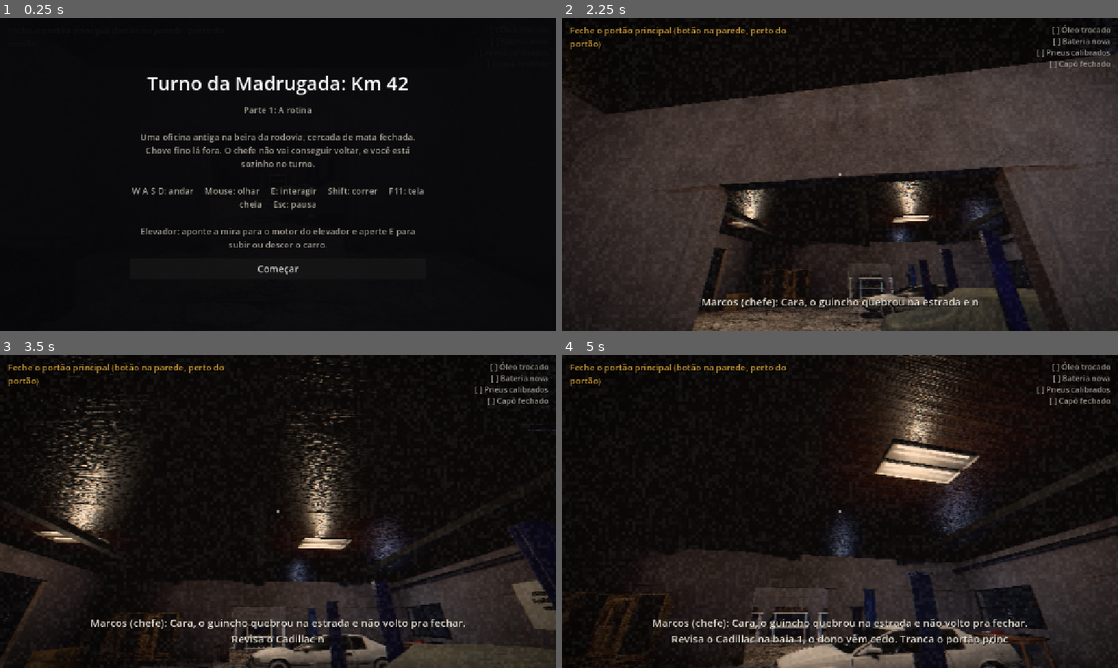
Above: before the commit, frames 1-4 (two rows, left to right).
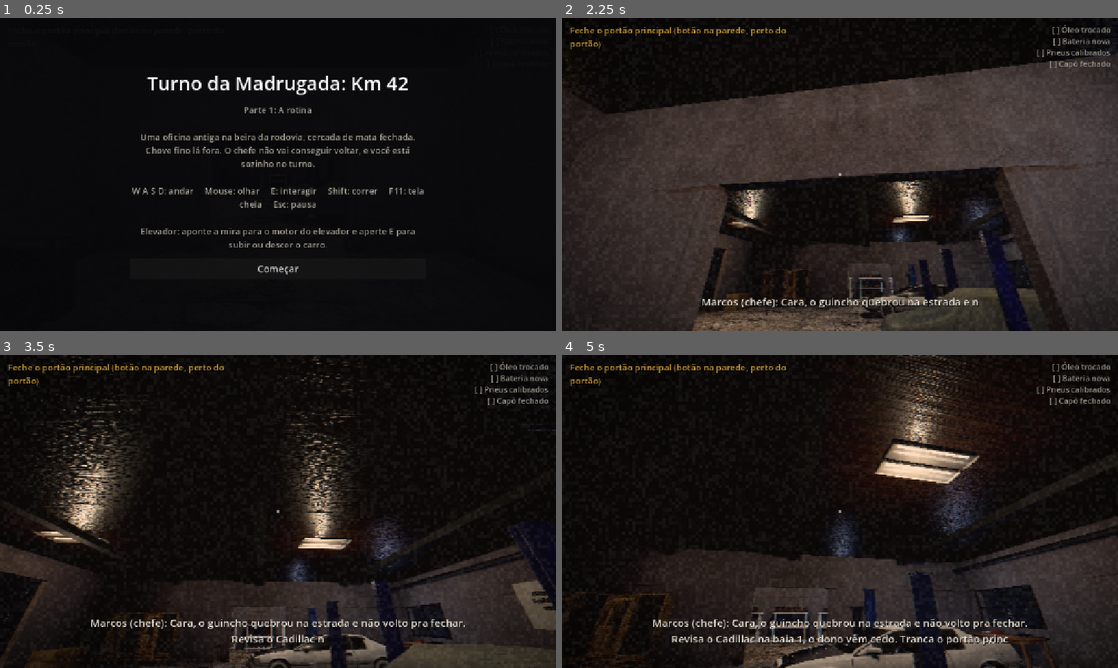
Above: after the commit, the same moments.

Repository: carlos-eduardo833/alpha-game0
Game: Godot game, scene res://main.tscn
Same seed, same stepped clock (60 frames per second), same inputs: the game is played once before the commit and once after it.
Inputs (mouse positions are in pixels of both pictures, inside the frame that each line leads up to):
- Up to frame 1 (0.25 s): no input
- Up to frame 2 (2.25 s): click "Começar" at 0.5 s; tap Enter at 1.25 s; move the mouse to (867, 174) at 1.27 s; hold E 1.28-2.03 s; hold W from 1.28 s (still down); move the mouse to (812, 174) at 2.02 s; tap Shift at 2.1 s
- Up to frame 3 (3.5 s): keep holding W; move the mouse to (289, 505) at 2.77 s; hold E from 2.78 s (still down)
- Up to frame 4 (5 s): keep holding W; move the mouse to (834, 517) at 3.52 s; release E at 3.53 s; tap Shift at 3.6 s; move the mouse to (878, 514) at 4.27 s; hold E from 4.28 s (still down)

The runs differ from the first frame. In frame 2, less than 0.1% of the frame differs, in the area x 54-65%, y 85-90%; in frame 3, 0.1%; in frame 4, 0.4%, in the area x 39-51%, y 92-100%.

Commit message:
v43: capo do Cadillac abre e fecha
Co-Authored-By: Claude Sonnet 5.5 <noreply@anthropic.com>
Claude-Session: https://claude.ai/code/session_01LcfF7HjcAFcS5euU73gVsr

Diff:
--- a/main.gd
+++ b/main.gd
@@ -805,7 +805,7 @@
 		box(Vector3(4.5, 1.3, 8.38), Vector3(0.5, 0.5, 0.05), flat(Color(0.1, 0.1, 0.1)), false)
 		box(Vector3(4.5, 1.3, 8.32), Vector3(0.25, 0.25, 0.08), lit(Color(0.8, 0.12, 0.1)), false)
 
-	# ---- Cadillac Eldorado (sobre o elevador animado). O capô ainda não abre.
+	# ---- Cadillac Eldorado (sobre o elevador animado). O capô abre (nó HoodPivot do modelo).
 	car_root = Node3D.new()
 	car_root.position = CAR_BASE
 	add_child(car_root)
@@ -817,10 +817,16 @@
 	else:
 		rbox(Vector3(0, 0.7, 0.1), Vector3(1.8, 0.9, 3.8), paint, 0.5, 0.45, false, car_root)
 	hood_pivot = null
+	if uno != null:
+		hood_pivot = uno.find_child("HoodPivot", true, false) as Node3D
+	# compartimento do motor, visível quando o capô abre
+	box(Vector3(0, 0.6, 2.0), Vector3(1.3, 0.06, 1.3), flat(Color(0.04, 0.04, 0.05)), false, car_root)
+	box(Vector3(0, 0.67, 2.05), Vector3(0.7, 0.2, 0.72), flat(Color(0.14, 0.15, 0.17), 0.55, 0.6), false, car_root)
+	box(Vector3(-0.38, 0.69, 1.7), Vector3(0.22, 0.12, 0.2), flat(Color(0.1, 0.1, 0.12), 0.5, 0.5), false, car_root)
 	_add_body_at(car_root, Vector3(0, 0.72, 0.0), Vector3(2.0, 1.44, 5.8))
 	# as baterias do carro ficam guardadas fora de vista (o capô ainda não abre)
 	car_bat = _make_prop("bateria_velha")
-	car_bat.position = Vector3(0, -6.0, 0)
+	car_bat.position = Vector3(0.42, 0.62, 1.75)
 	car_root.add_child(car_bat)
 	car_bat2 = _make_prop("bateria")
 	car_bat2.position = Vector3(0, -6.0, 0)
@@ -1581,8 +1587,10 @@
 
 func _s2() -> void:
 	sfx(snd_clack, -4.0)
+	sfx(snd_creak, -6.0, 0.8)
 	if hood_pivot != null:
-		create_tween().tween_property(hood_pivot, "rotation:x", deg_to_rad(-68.0), 0.7)
+		var ot := create_tween()
+		ot.tween_property(hood_pivot, "rotation:x", deg_to_rad(-62.0), 1.0).set_trans(Tween.TRANS_BACK).set_ease(Tween.EASE_OUT)
 
 
 func _s3() -> void:
@@ -1672,9 +1680,11 @@
 
 
 func _s10() -> void:
-	sfx(snd_clack, -4.0)
+	sfx(snd_creak, -8.0, 1.1)
 	if hood_pivot != null:
-		create_tween().tween_property(hood_pivot, "rotation:x", 0.0, 0.5)
+		var ct := create_tween()
+		ct.tween_property(hood_pivot, "rotation:x", 0.0, 0.6).set_trans(Tween.TRANS_QUAD).set_ease(Tween.EASE_IN)
+		ct.tween_callback(func(): sfx(snd_clack, -2.0, 0.7))
 	car_state["capo"] = true
 	_render_chk()
 	_finish()
Not shown, changed: README.txt
Binary file changed: assets/models/cadillac.glb
